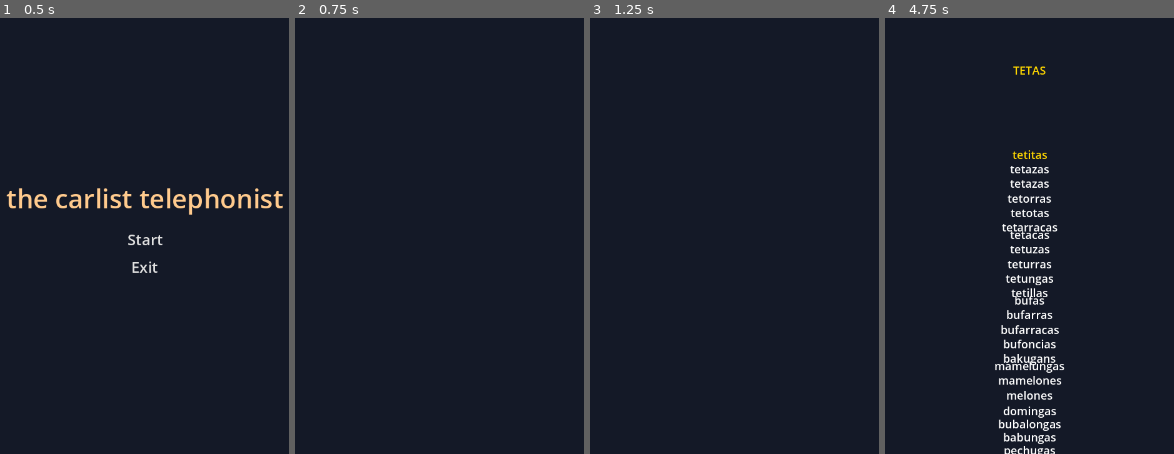
Above: before the commit, frames 1-4 (left to right).
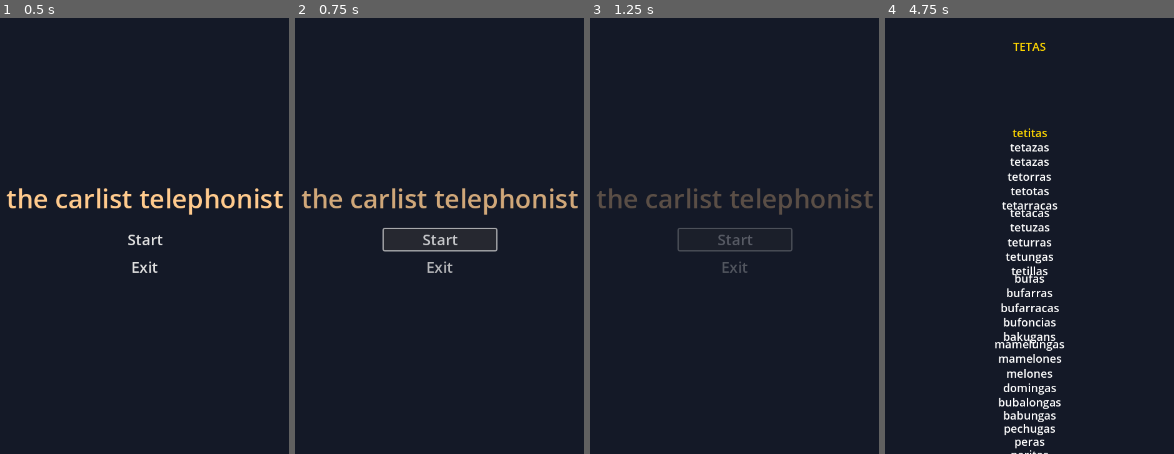
Above: after the commit, the same moments.

Repository: Andrga/ScreamJam
Game: Godot game, scene res://Scenes/Managers/SceneManager.tscn
The game is run twice, just before and just after one commit, with the same random seed, the same clock (stepped at 60 frames per second) and the same inputs. Before the commit the project starts from res://Scenes/MainMenu.tscn.
Inputs (mouse positions are in pixels of both pictures, inside the frame that each line leads up to):
- Up to frame 1 (0.5 s): no input
- Up to frame 2 (0.75 s): click "Start" at 0.5 s
- Up to frame 3 (1.25 s): no input
- Up to frame 4 (4.75 s): click (1029, 240) at 1.25 s, where only the run after the commit has a clickable "Start"; tap Enter at 2 s; hold Down (ui_down) 2.78-3.53 s

Frame 1 is identical in both runs. In frame 2, 2.5% of the frame differs, in the area x 2-98%, y 38-59%; in frame 3, 2.0%; in frame 4, 7.5%, in the area x 38-63%, y 5-100%.

Commit message:
joder con las escenas

Diff:
--- a/scream-jam/Managers/SceneManager.tscn
+++ /dev/null
@@ -1,3 +0,0 @@
-[gd_scene format=3 uid="uid://dkeruh02gg7es"]
-
-[node name="SceneManager" type="Node"]
--- a/scream-jam/Scenes/CreditsScene.tscn
+++ b/scream-jam/Scenes/CreditsScene.tscn
@@ -26,6 +26,8 @@
 anchors_preset = 15
 anchor_right = 1.0
 anchor_bottom = 1.0
+grow_horizontal = 2
+grow_vertical = 2
 expand = true
 
 [node name="CreditsContainer" type="Control" parent="."]
--- a/scream-jam/Scenes/FadeScene.tscn
+++ b/scream-jam/Scenes/FadeScene.tscn
@@ -12,9 +12,9 @@
 tracks/0/loop_wrap = true
 tracks/0/keys = {
 "times": PackedFloat32Array(0),
-"transitions": PackedFloat32Array(1),
+"transitions": PackedFloat32Array(0.535887),
 "update": 0,
-"values": [Color(0.0784314, 0.0980392, 0.152941, 1)]
+"values": [Color(0.0784314, 0.0980392, 0.152941, 0)]
 }
 
 [sub_resource type="Animation" id="Animation_fm15p"]
@@ -63,7 +63,8 @@
 anchor_bottom = 1.0
 grow_horizontal = 2
 grow_vertical = 2
-color = Color(0.0784314, 0.0980392, 0.152941, 1)
+mouse_filter = 2
+color = Color(0.0784314, 0.0980392, 0.152941, 0)
 
 [node name="AnimationPlayer" type="AnimationPlayer" parent="."]
 libraries = {
--- /dev/null
+++ b/scream-jam/Scenes/Managers/SceneManager.tscn
@@ -0,0 +1,18 @@
+[gd_scene load_steps=5 format=3 uid="uid://dkeruh02gg7es"]
+
+[ext_resource type="Script" path="res://Scripts/scene_manager.gd" id="1_iv1q4"]
+[ext_resource type="PackedScene" uid="uid://whxja3o8nmc6" path="res://Scenes/CreditsScene.tscn" id="2_y28pb"]
+[ext_resource type="PackedScene" uid="uid://dyph5mqd443d5" path="res://Scenes/MainMenu.tscn" id="3_b721g"]
+[ext_resource type="PackedScene" uid="uid://5w0xl8fledrk" path="res://Scenes/FadeScene.tscn" id="4_88r4u"]
+
+[node name="SceneManager" type="Node"]
+script = ExtResource("1_iv1q4")
+
+[node name="Credits" parent="." instance=ExtResource("2_y28pb")]
+
+[node name="MainMenu" parent="." instance=ExtResource("3_b721g")]
+
+[node name="FadeScene" parent="." instance=ExtResource("4_88r4u")]
+
+[connection signal="totransition" from="MainMenu" to="." method="_on_main_menu_totransition"]
+[connection signal="transitioned" from="FadeScene" to="MainMenu" method="_on_fade_scene_transitioned"]
--- a/scream-jam/Scripts/credits.gd
+++ b/scream-jam/Scripts/credits.gd
@@ -67,7 +67,7 @@
 	]
 ]
 
-func _ready():
+func start():
 	#colorrect.color = bg_color
 	videoplayer.set_stream(Video)
 	if !Use_Video_Audio:
--- a/scream-jam/Scripts/fade.gd
+++ b/scream-jam/Scripts/fade.gd
@@ -4,16 +4,12 @@
 
 # Called when the node enters the scene tree for the first time.
 func _ready() -> void:
-	pass # Replace with function body.
-
-
-# Called every frame. 'delta' is the elapsed time since the previous frame.
-func _process(delta: float) -> void:
+	#transition()
 	pass
 
 
 func transition():
-	$AnimationPlayer.play("fade_in");
+	$AnimationPlayer.play("fade_in")
 
 
 
--- a/scream-jam/Scripts/main_menu.gd
+++ b/scream-jam/Scripts/main_menu.gd
@@ -1,5 +1,7 @@
 class_name MainMenu
 extends Control
+
+signal totransition
 
 @onready var start_button: Button = $MarginContainer/VBoxContainer/Start as Button
 @onready var exit_button: Button = $MarginContainer/VBoxContainer/Exit as Button
@@ -10,13 +12,13 @@
 	start_button.button_down.connect(_on_start_down)
 	exit_button.button_down.connect(_on_exit_down)
 
-
-# Called every frame. 'delta' is the elapsed time since the previous frame.
-#func _process(delta: float) -> void:
-	#pass
-
 func _on_start_down() -> void:
-	get_tree().change_scene_to_packed(credits_scene)
+	#get_tree().change_scene_to_packed(credits_scene)
+	print("TOFADE")
+	emit_signal("totransition")
 
 func _on_exit_down() -> void:
 	get_tree().quit();
+
+func _on_fade_scene_transitioned() -> void:
+	self.visible = false;
--- /dev/null
+++ b/scream-jam/Scripts/scene_manager.gd
@@ -0,0 +1,19 @@
+extends Node
+
+# Called when the node enters the scene tree for the first time.
+func _ready() -> void:
+	pass # Replace with function body.
+
+
+# Called every frame. 'delta' is the elapsed time since the previous frame.
+func _process(delta: float) -> void:
+	pass
+
+
+func _on_fade_scene_transitioned() -> void:
+	pass # Replace with function body.
+
+
+func _on_main_menu_totransition() -> void:
+	$FadeScene.transition()
+	pass
--- a/scream-jam/project.godot
+++ b/scream-jam/project.godot
@@ -11,7 +11,7 @@
 [application]
 
 config/name="Scream-Jam"
-run/main_scene="res://Scenes/MainMenu.tscn"
+run/main_scene="res://Scenes/Managers/SceneManager.tscn"
 config/features=PackedStringArray("4.3", "Forward Plus")
 config/icon="res://icon.svg"
 
